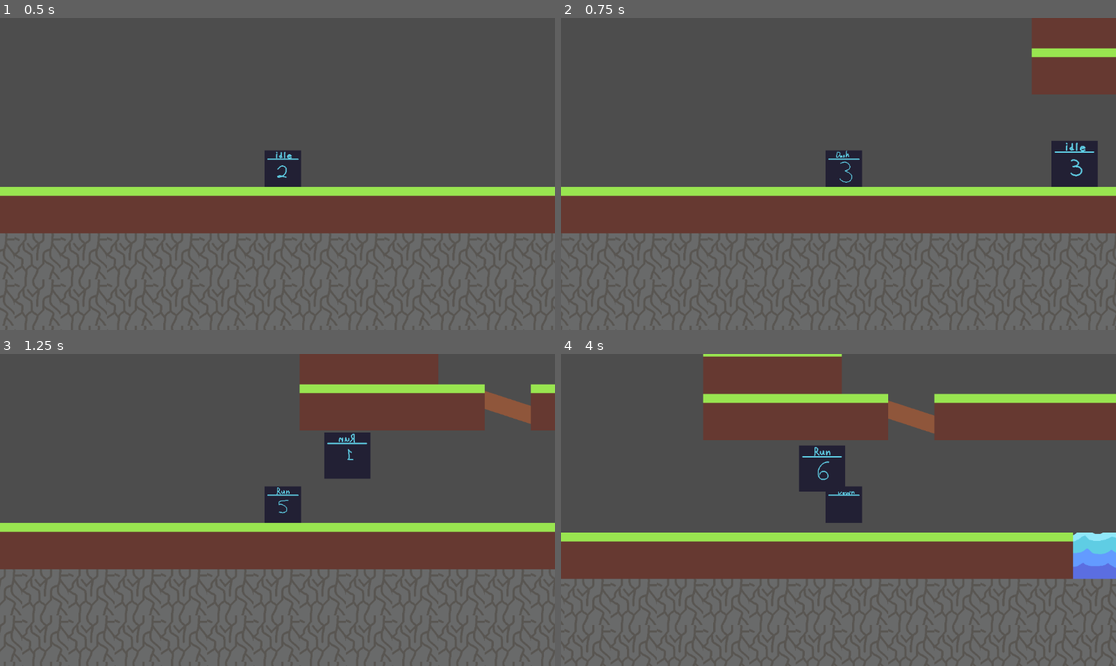
Above: before the commit, frames 1-4 (two rows, left to right).
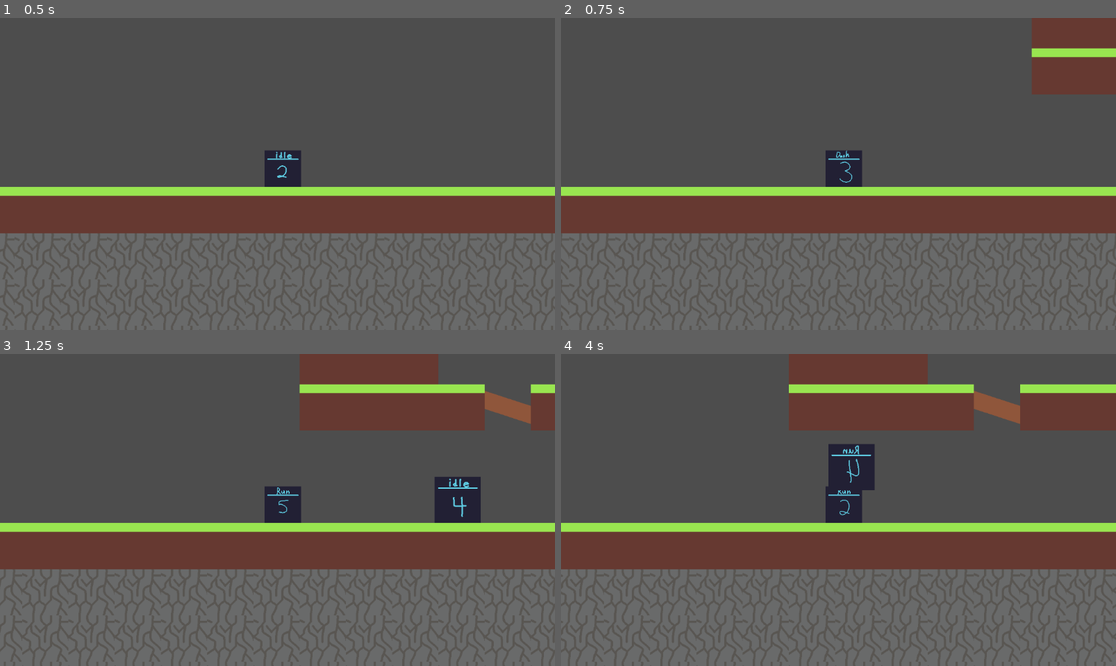
Above: after the commit, the same moments.

Repository: JSilva95307/GodotTechDemo
Game: Godot game, scene res://Scenes/level_1.tscn
Two runs of this game, one before a commit and one after it. Both use one fixed random seed, a clock stepped at 60 frames per second and the inputs below.
Inputs:
- Up to frame 1 (0.5 s): no input
- Up to frame 2 (0.75 s): tap Enter (ui_accept) at 0.5 s; hold Right (Player_Right) from 0.53 s (still down); tap Shift (Player_Dash) at 0.6 s
- Up to frame 3 (1.25 s): keep holding Right (Player_Right); tap Space (Player_Jump) at 0.77 s
- Up to frame 4 (4 s): tap Shift (Player_Dash) every 0.75 s from 1.35 to 3.6 s; tap Space (Player_Jump) at 1.52, 3.02, 3.77 s; release Right (Player_Right) at 2.03 s; hold Left (Player_Left) 2.03-2.78 s; hold Right (Player_Right) from 2.78 s (still down)

Frame 1 is identical in both runs. In frame 2, 1.2% of the frame differs, in the area x 88-97%, y 39-55%; in frame 3, 2.4%; in frame 4, 24%, in the area x 0-100%, y 0-73%.

Commit message:
Cleanup and Foundation Work
I added the foundational scripts to getting hitboxes to function for the player's attacks, and I also optimized the player's direction variable to be tracked in the player script rather than checking for it every time it is needed.

Diff:
--- a/Assets/Weapons/Hitbox.gd
+++ b/Assets/Weapons/Hitbox.gd
@@ -1,5 +1,9 @@
-class_name base_hitbox extends Area2D
+class_name Hitbox extends Area2D
 
+@export var damage  = 0
+
+func _init() -> void:
+	pass
 
 # Called when the node enters the scene tree for the first time.
 func _ready() -> void:
--- a/Assets/Weapons/WeaponBase.gd
+++ b/Assets/Weapons/WeaponBase.gd
@@ -1 +1,10 @@
 class_name weapon_base extends Node
+
+#Primary Combo Hitboxes
+@export var primary1 : Hitbox
+@export var primary2 : Hitbox
+@export var primary3 : Hitbox
+#Secondary and Ability 1 + 2 Hitboxes
+@export var secondary : Hitbox
+@export var ability1: Hitbox
+@export var ability2 : Hitbox
--- a/Scenes/Player.tscn
+++ b/Scenes/Player.tscn
@@ -26,6 +26,17 @@
 "transitions": PackedFloat32Array(1, 1, 1, 1),
 "update": 1,
 "values": [21, 22, 23, 24]
+}
+tracks/1/type = "method"
+tracks/1/imported = false
+tracks/1/enabled = true
+tracks/1/path = NodePath("..")
+tracks/1/interp = 1
+tracks/1/loop_wrap = true
+tracks/1/keys = {
+"times": PackedFloat32Array(),
+"transitions": PackedFloat32Array(),
+"values": []
 }
 
 [sub_resource type="Animation" id="Animation_1x2ja"]
--- a/Scenes/jump.gd
+++ b/Scenes/jump.gd
@@ -8,16 +8,15 @@
 
 func Physics_Update(delta: float) -> void:
 	# Arial Strafing
-	var direction := Input.get_axis("Player_Left", "Player_Right")
-	if direction > 0:
+	if player.direction > 0:
 		player.Dash_Dir = Vector2(1, 0)
 		player.IsFacingRight = true
-	elif direction < 0:
+	elif player.direction < 0:
 		player.Dash_Dir = Vector2(-1, 0)
 		player.IsFacingRight = false
 	if not player.is_on_floor():
-		if direction:
-			player.velocity.x = direction * player.SPEED
+		if player.direction:
+			player.velocity.x = player.direction * player.SPEED
 		else:
 			player.velocity.x = move_toward(player.velocity.x, 0, player.SPEED)
 	# Handle Jump Height
--- a/Scenes/level_1.tscn
+++ b/Scenes/level_1.tscn
@@ -39,7 +39,7 @@
 zoom = Vector2(0.75, 0.75)
 
 [node name="Slime" parent="." instance=ExtResource("3_ooy25")]
-position = Vector2(1172, 242)
+position = Vector2(1450, 244)
 
 [node name="TileMapLayer" type="TileMapLayer" parent="."]
 position = Vector2(88, 44)
--- a/Scenes/player.gd
+++ b/Scenes/player.gd
@@ -15,13 +15,14 @@
 @export var IsDashing = false
 @export var IsInvul = false
 @export var IsFacingRight = false
+@export var direction = 0
 
 func _physics_process(delta: float) -> void:
 
 	# Add the gravity.
 	if not is_on_floor() and not IsDashing:
 		velocity += get_gravity() * delta * 2
-
+	direction = Input.get_axis("Player_Left", "Player_Right")
 	move_and_slide()
 
 func StartDashCD() :
@@ -30,21 +31,3 @@
 	await(get_tree().create_timer(Dash_Cooldown)).timeout
 	Can_Dash = true
 	print_debug("Dash is ready!")
-
-#func StartDash() -> void:
-	## Set dashing and invulnurability
-	#IsDashing = true
-	#IsInvul = true
-	## Half the distance for AirDashing
-	#if not is_on_floor():
-		#velocity = Dash_Dir.normalized() * (DASH_SPEED * 0.75)
-	#else:
-		#velocity = Dash_Dir.normalized() * DASH_SPEED
-	#await(get_tree().create_timer(DASH_TIME)).timeout
-	#EndDash()
-#
-#func EndDash() -> void:
-	## Reset bools and vars
-	#velocity = Vector2(0, 0);
-	#IsDashing = false
-	#IsInvul = false
--- a/Scenes/run.gd
+++ b/Scenes/run.gd
@@ -4,15 +4,14 @@
 	animation_player.play("Player_Run")
 
 func Physics_Update(delta: float) ->void:
-	var direction := Input.get_axis("Player_Left", "Player_Right")
-	if direction > 0:
+	if player.direction > 0:
 		player.Dash_Dir = Vector2(1, 0)
 		player.IsFacingRight = true
-	elif direction < 0:
+	elif player.direction < 0:
 		player.Dash_Dir = Vector2(-1, 0)
 		player.IsFacingRight = false
-	if direction:
-		player.velocity.x = direction * player.SPEED
+	if player.direction:
+		player.velocity.x = player.direction * player.SPEED
 	else:
 		player.velocity.x = move_toward(player.velocity.x, 0, player.SPEED)
 
@@ -23,7 +22,7 @@
 	if Input.is_action_just_pressed("Player_Jump"):
 		player.velocity.y = player.JUMP_VELOCITY
 		Transitioned.emit(self, "jump")
-	if(direction == 0):
+	if(player.direction == 0):
 		Transitioned.emit(self, "idle")
 	if Input.is_action_just_pressed("Player_Dash") and player.Can_Dash:
 		Transitioned.emit(self, "dash")
--- a/Scenes/weapon_manager.gd
+++ b/Scenes/weapon_manager.gd
@@ -1,11 +1,28 @@
 class_name weapon_manager extends Node2D
 
+#save all of the weapons here for future switching and in case we want to add more weapons later
+@export var weapon_list = []
 
-# Called when the node enters the scene tree for the first time.
+#default number of hitboxes for the different weapons
+	#Primary Combo
+@export var active_primaryHits = []
+	#Secondary and abilities 1 + 2
+@export var active_secondaryHit : Hitbox
+@export var active_ability1Hit : Hitbox
+@export var active_ability2Hit : Hitbox
+
+@export var starter_weapon : weapon_base
+var active_weapon : weapon_base
+
 func _ready() -> void:
 	pass # Replace with function body.
 
-
-# Called every frame. 'delta' is the elapsed time since the previous frame.
 func _process(delta: float) -> void:
 	pass
+
+func switch_weapon(new_weapon : int) -> void:
+	active_weapon = weapon_list[new_weapon]
+
+
+func add_weapon(weapon : weapon_base) -> void:
+	weapon_list.append(weapon)
